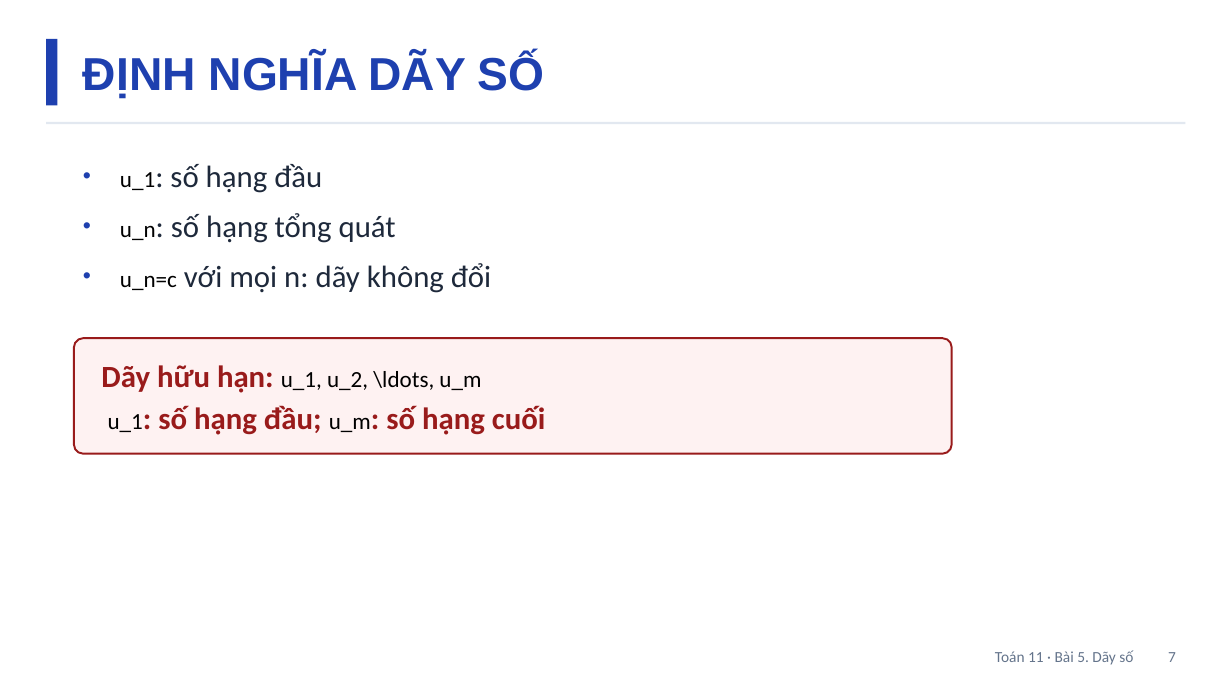
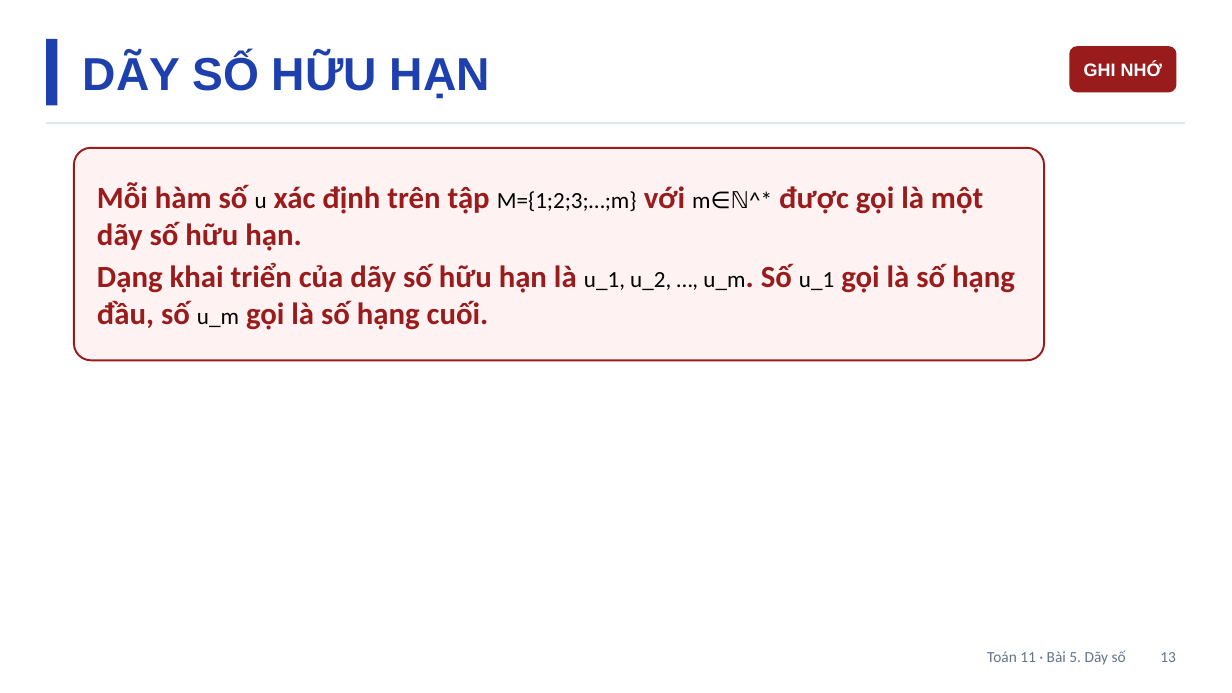
Before and after one commit to Trangtu66/Taode_thi_online, a slide deck: slide 13 of slide/Slide_TOAN11_Bai5_T11-12.pptx (slide 7 before the commit). Drawn at 1232x693 pixels with LibreOffice and Linux fonts; fonts in the diff are those of the drawing. Boxes give left, top, right and bottom in pixels: in the first picture for what was removed or moved away, otherwise in the second. Text is boxed around its words. In the diff, an @@ line names an element or a change of style, - is before the commit and + after.

```diff
--- a/slide/Slide_TOAN11_Bai5_T11-12.pptx
+++ b/slide/Slide_TOAN11_Bai5_T11-12.pptx
@@ text at (x1=83, y1=53, x2=490, y2=99): text changed @@
-ĐỊNH NGHĨA DÃY SỐ
+DÃY SỐ HỮU HẠN
@@ rounded rectangle added at (x1=1069, y1=46, x2=1177, y2=92), fill #991B1B, 14 pt, text #FFFFFF, bold @@
+GHI NHỚ
@@ rounded rectangle resized from (x1=74, y1=338, x2=952, y2=454) to (x1=74, y1=148, x2=1044, y2=360) @@
@@ text removed at (x1=120, y1=164, x2=491, y2=293) @@
-• u_1: số hạng đầu
-• u_n: số hạng tổng quát
-• u_n=c với mọi n: dãy không đổi
@@ text added at (x1=97, y1=182, x2=1015, y2=330), 24 pt, text #991B1B, bold @@
+Mỗi hàm số u xác định trên tập M={1;2;3;…;m} với m∈ℕ^* được gọi là một dãy số hữu hạn.
+Dạng khai triển của dãy số hữu hạn là u_1, u_2, …, u_m. Số u_1 gọi là số hạng đầu, số u_m gọi là số hạng cuối.
@@ text removed at (x1=101, y1=365, x2=545, y2=435) @@
-Dãy hữu hạn: u_1, u_2, \ldots, u_m
-u_1: số hạng đầu; u_m: số hạng cuối
@@ text at (x1=987, y1=650, x2=1176, y2=665): text changed @@
-Toán 11 · Bài 5. Dãy số 7
+Toán 11 · Bài 5. Dãy số 13
```
Also in this commit, not shown: 46 other slides changed, 31 slides added, 1 slide removed, 8 other files.
